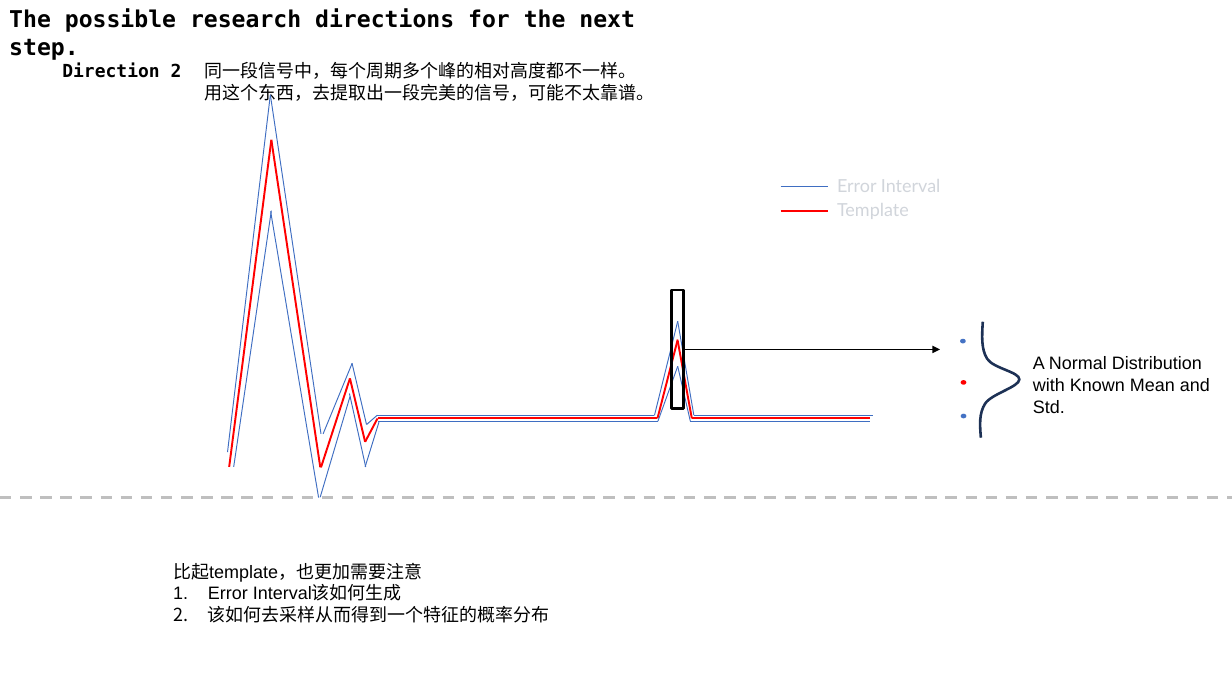
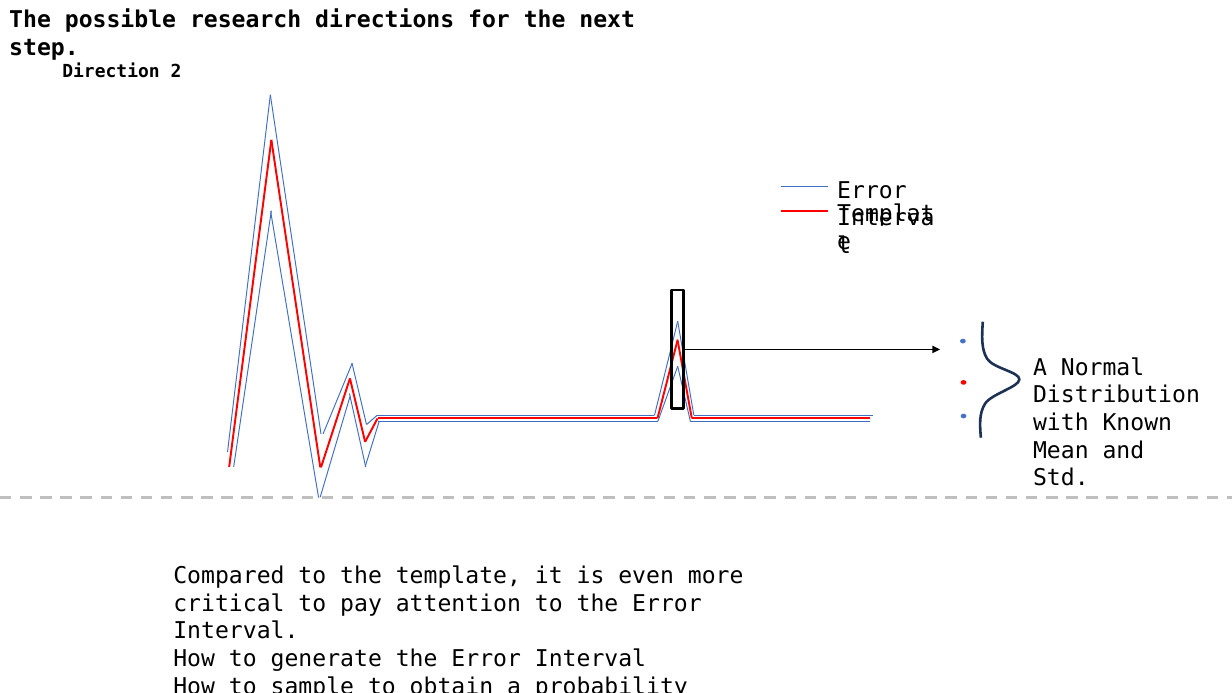
Before and after one commit to A-Big-Tortoise/Presentation, a slide deck: slide 21 of Presentation_1212_JiayuChen.pptx (slide 20 before the commit). Drawn at 1232x693 pixels with LibreOffice and Linux fonts; fonts in the diff are those of the drawing. Boxes give left, top, right and bottom in pixels: in the first picture for what was removed or moved away, otherwise in the second. Text is boxed around its words. In the diff, an @@ line names an element or a change of style, - is before the commit and + after.

Commit message:
Add Draft

```diff
--- a/Presentation_1212_JiayuChen.pptx
+++ b/Presentation_1212_JiayuChen.pptx
@@ text removed at (205,62,655,104) @@
-同一段信号中，每个周期多个峰的相对高度都不一样。
-用这个东西，去提取出一段完美的信号，可能不太靠谱。
@@ text "Error Interval" at (837,181,907,204): size 14 to 18 pt, font Lato to DejaVu Sans Mono, text colour #D1D5DB to #000000 @@
@@ text "Template" at (828,194,952,226): size 14 to 18 pt, font Lato to DejaVu Sans Mono, text colour #D1D5DB to #000000 @@
@@ text "A Normal Distribution with Known ..." at (1033,357,1200,486): size 14 to 18 pt, font Arial to DejaVu Sans Mono @@
@@ text at (173,565,744,671): text changed; size 14 to 18 pt; font Arial to DejaVu Sans Mono @@
-比起template，也更加需要注意
-1. Error Interval该如何生成
-2. 该如何去采样从而得到一个特征的概率分布
+Compared to the template, it is even more critical to pay attention to the Error Interval.
+How to generate the Error Interval
+How to sample to obtain a probability distribution of features are important considerations.
```
Also in this commit, not shown: 8 other slides changed, 6 slides added, 5 slides removed.
